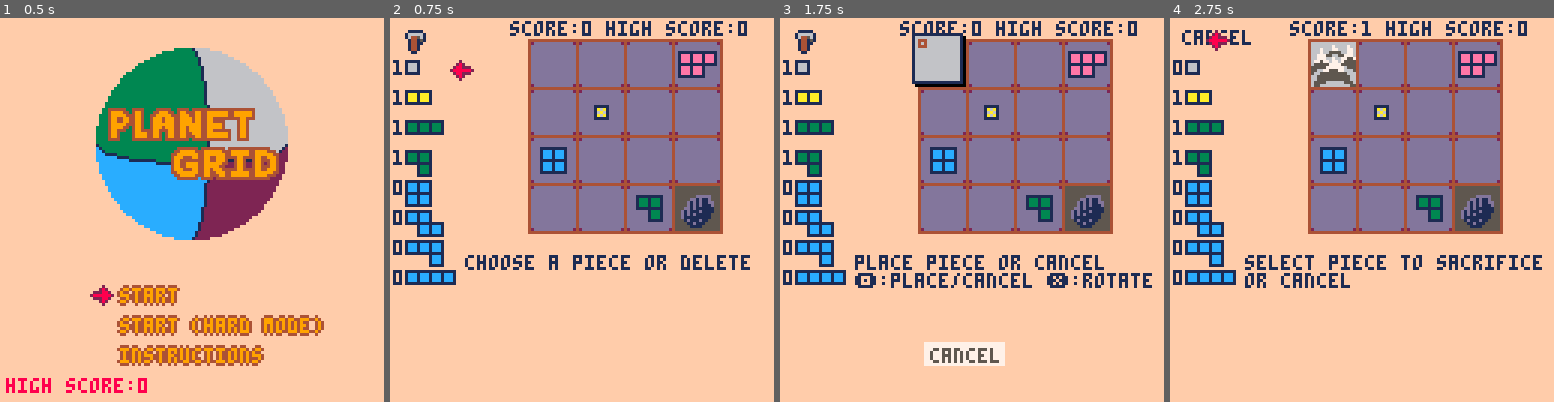
Above: before the commit, frames 1-4 (left to right).
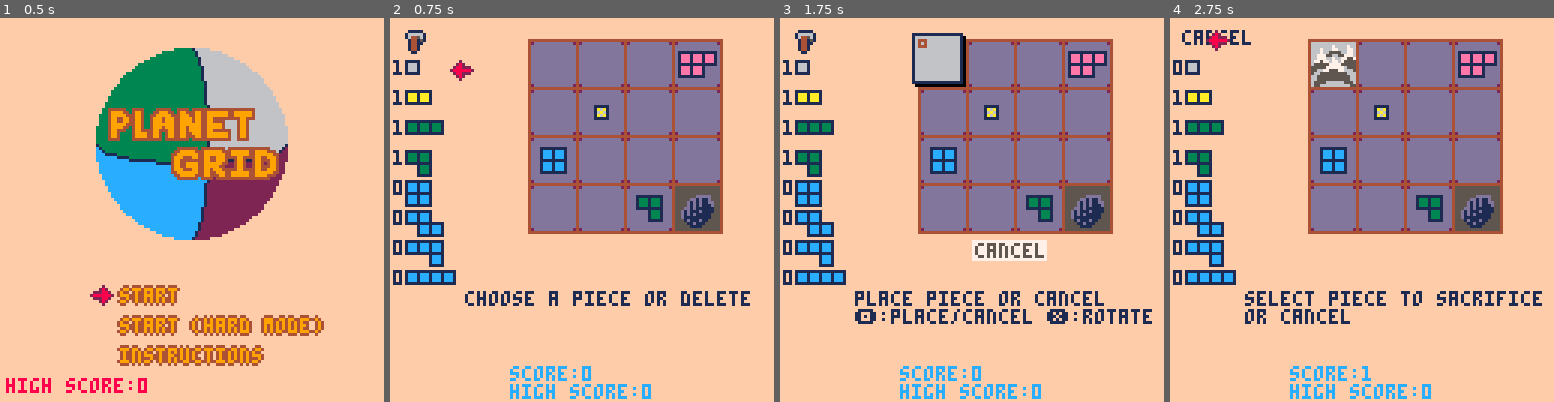
Above: after the commit, the same moments.

Repository: m-r-hunt/Pico-8-Carts
Game: PICO-8 cartridge planet_grid.p8
Same seed, same stepped clock (60 frames per second), same inputs: the game is played once before the commit and once after it.
Inputs:
- Up to frame 1 (0.5 s): tap X (X key) at 0.33 s
- Up to frame 2 (0.75 s): tap O (Z key) at 0.7 s
- Up to frame 3 (1.75 s): tap X (X key) at 1.07 s; hold Right from 1.6 s (still down); tap O (Z key) at 1.7 s
- Up to frame 4 (2.75 s): tap X (X key) at 1.85 s; release Right at 2.1 s; tap O (Z key) at 2.1, 2.5 s; hold Up 2.15-2.42 s; hold Right from 2.47 s (still down)

Frame 1 is identical in both runs. In frame 2, 4.3% of the frame differs, in the area x 19-94%, y 0-100%; in frame 3, 8.9%, in the area x 19-97%, y 0-100%; in frame 4, 5.2%.

Commit message:
Fiddle with UI layout

Diff:
--- a/planet_grid.p8
+++ b/planet_grid.p8
@@ -745,8 +745,11 @@
 	elseif mode=="delete square" then
 		str="select square to delete\nor cancel"
 	end
-	print(str,choicebox.x,choicebox.y+4,1)
-end
+	print(str,choicebox.x,choicebox.y+16,1)
+end
+
+cancelx=64
+cancely=74
 
 function draw_play_mode()
 	cls(15)
@@ -817,10 +820,10 @@
 			draw_piece(selected_piece,gridx+px*16-2,gridy+py*16-2)
 		end
 		rect(gridx+px*16,gridy+py*16,gridx+px*16+2,gridy+py*16+2,4)
-		rectfill(48,108,74,115,7)
-		print("cancel",50,110,5)
+		rectfill(cancelx,cancely,cancelx+24,cancely+6,7)
+		print("cancel",cancelx+1,cancely+1,5)
 		if cancel_selected then
-			spr(2,74,108)
+			spr(2,74,cancely)
 		end
 	elseif mode=="delete square" then
 		spr(18,gridx+px*16,gridy+py*16)
@@ -831,6 +834,7 @@
 		end
 	end
 
+	print("score:"..score.."\nhigh score:"..highscore,choicebox.x+15,116,12)
 	if mode=="make choices" then
 		draw_choice_box()
 	end
@@ -848,7 +852,6 @@
 	end
 
 	draw_help_text()
-	print("score:"..score.." high score:"..highscore,40,1,1)
 end
 
 -->8
